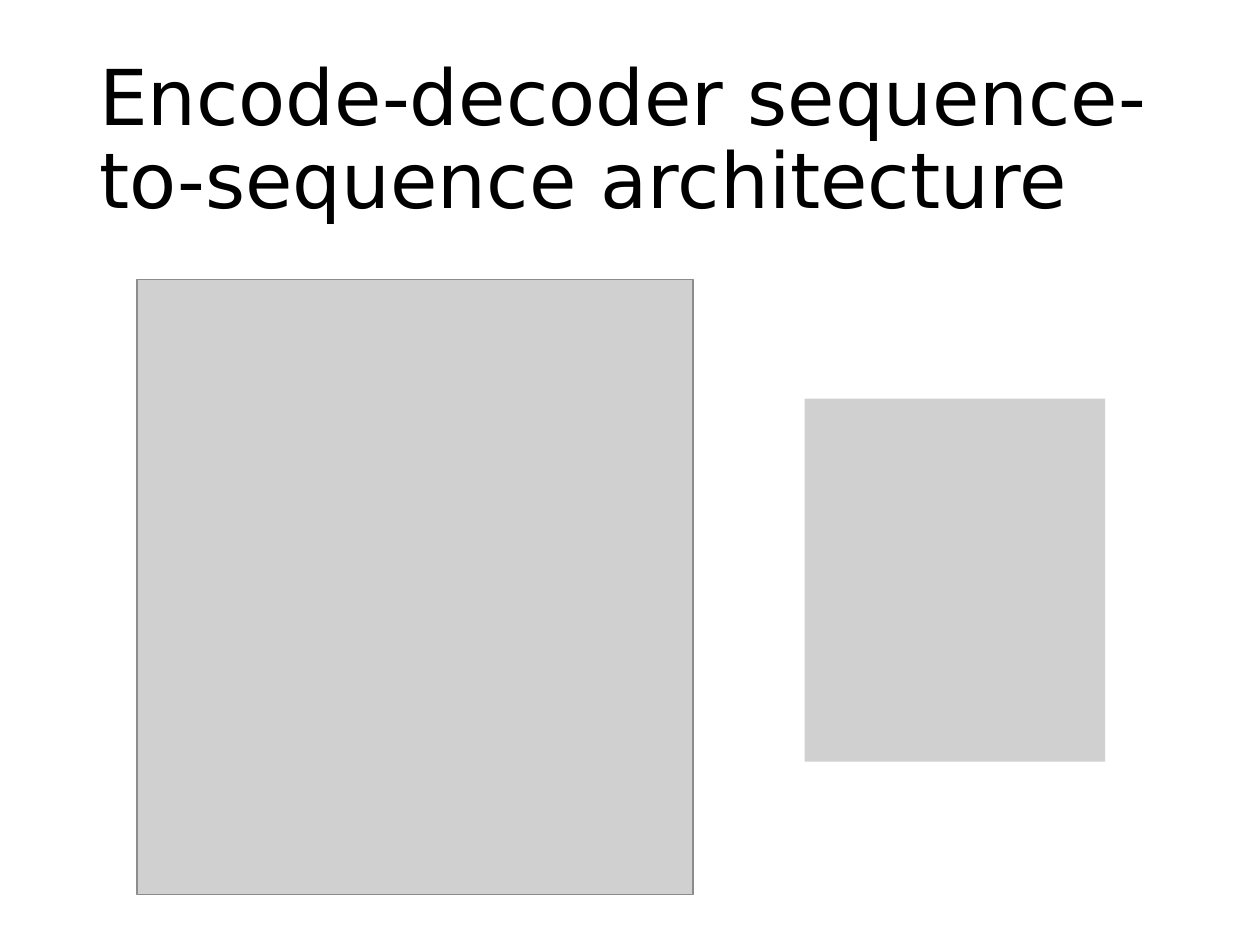
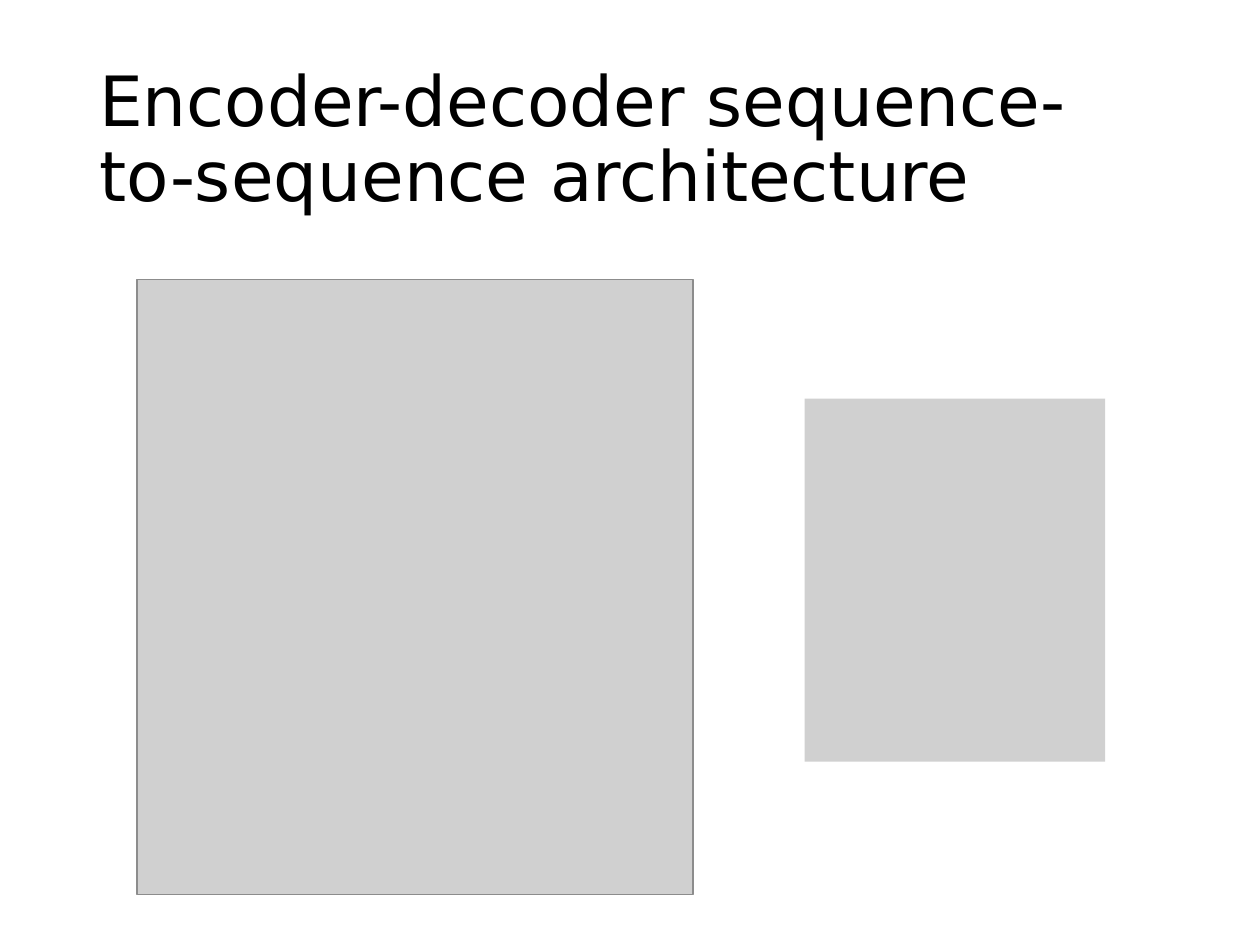
Before and after one commit to phywjs/phywjs.github.io, a slide deck: slide 11 of AIS5103/ML-slide-8.pptx (slide 9 before the commit). Drawn at 1260x945 pixels with LibreOffice and Linux fonts; fonts in the diff are those of the drawing; grey boxes stand for pictures. Boxes give left, top, right and bottom in pixels: in the first picture for what was removed or moved away, otherwise in the second. Text is boxed around its words. In the diff, an @@ line names an element or a change of style, - is before the commit and + after.

```diff
--- a/AIS5103/ML-slide-8.pptx
+++ b/AIS5103/ML-slide-8.pptx
@@ title at bbox=[99, 73, 1066, 216]: text changed; size 44 to 39.6 pt @@
-Encode-decoder sequence-to-sequence architecture
+Encoder-decoder sequence-to-sequence architecture
```
Also in this commit, not shown: 9 other slides changed, 5 slides added, 2 other files.
